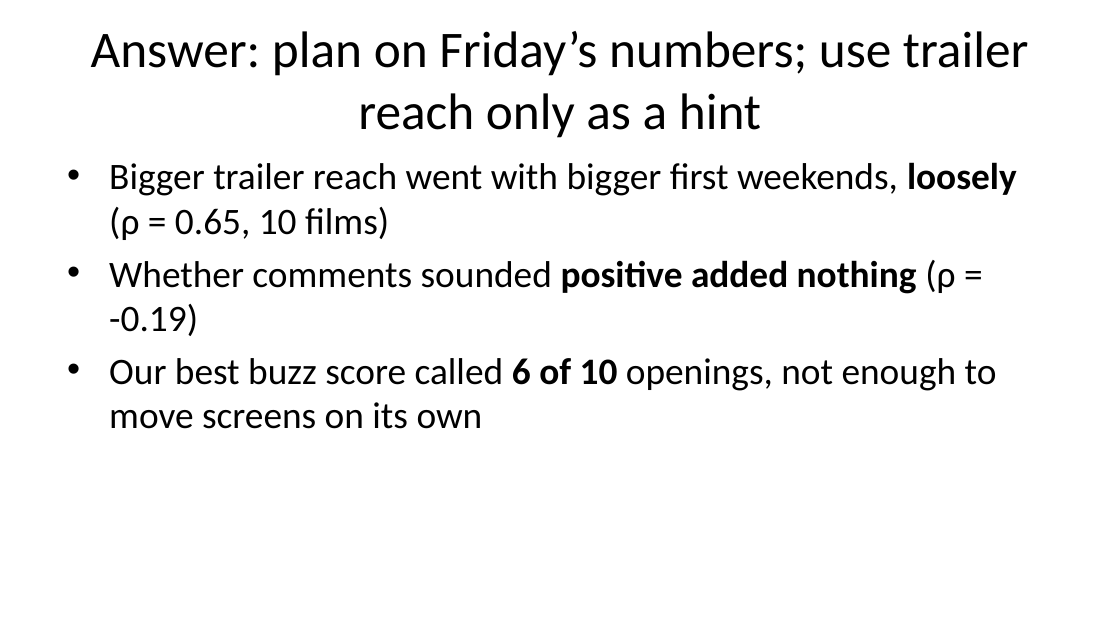
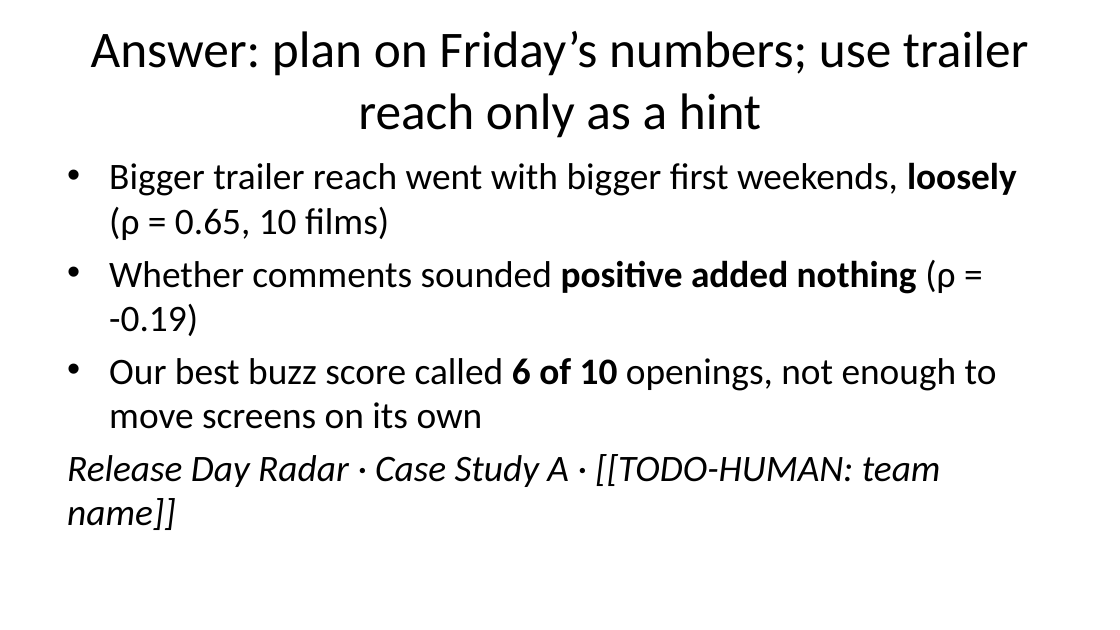
Before and after one commit to Shubhaditya14/Case-Study-A-Release-Day-Radar, a slide deck: slide 1 of report/slides.pptx (slide 2 before the commit). Drawn at 1120x630 pixels with LibreOffice and Linux fonts; fonts in the diff are those of the drawing. Boxes give left, top, right and bottom in pixels: in the first picture for what was removed or moved away, otherwise in the second. Text is boxed around its words. In the diff, an @@ line names an element or a change of style, - is before the commit and + after.

Commit message:
Slides: 10 slides, opening on the answer (no separate title slide)

```diff
--- a/report/slides.pptx
+++ b/report/slides.pptx
@@ text at (67, 454, 941, 530): paragraph added @@
+Release Day Radar · Case Study A · [[TODO-HUMAN: team name]]
```
Also in this commit, not shown: 1 slide removed, 4 other files.
